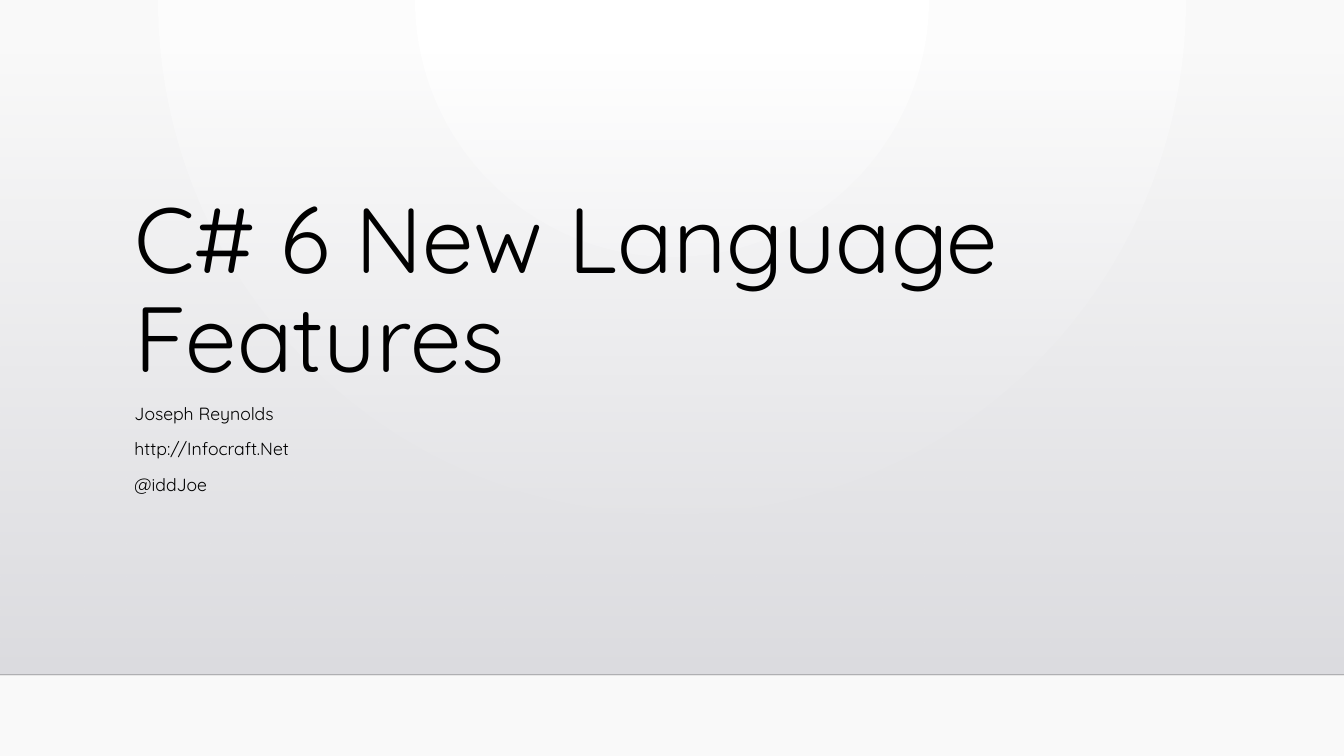
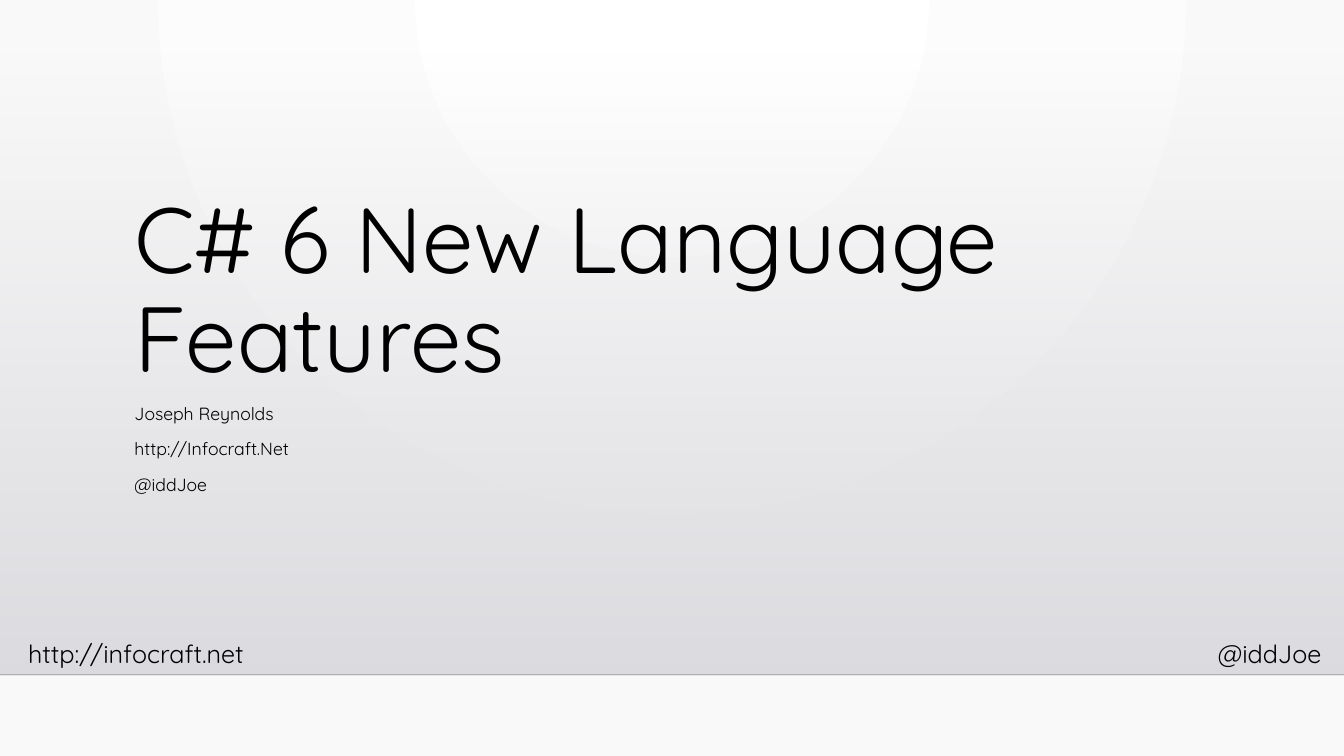
Before and after one commit to InfoCraftDotNet/CSharp-6-New-Language-Features, a slide deck: slide 1 of Slides/CSharp-6-New-Language-Features.pptx. Drawn at 1344x756 pixels with LibreOffice and Linux fonts; fonts in the diff are those of the drawing; background and template pictures are left out. Boxes give left, top, right and bottom in pixels: in the first picture for what was removed or moved away, otherwise in the second. Text is boxed around its words. In the diff, an @@ line names an element or a change of style, - is before the commit and + after.

```diff
--- a/Slides/CSharp-6-New-Language-Features.pptx
+++ b/Slides/CSharp-6-New-Language-Features.pptx
@@ text added at bbox=[28, 643, 244, 668], 18 pt, text #000000 @@
+http://infocraft.net
@@ text added at bbox=[1218, 644, 1322, 667], 18 pt, text #000000 @@
+@iddJoe
```
Also in this commit, not shown: 21 slides added, 17 other files.
